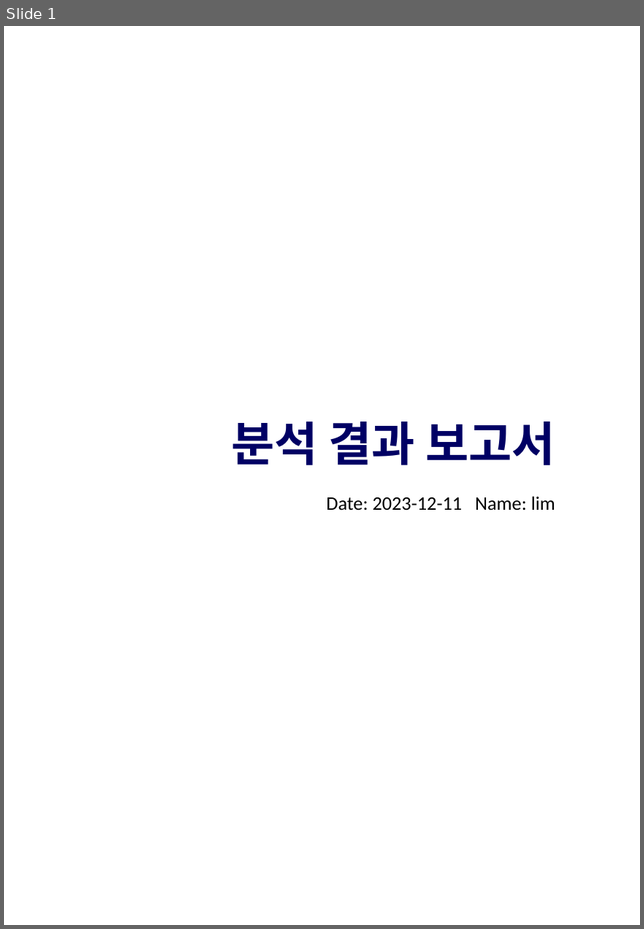
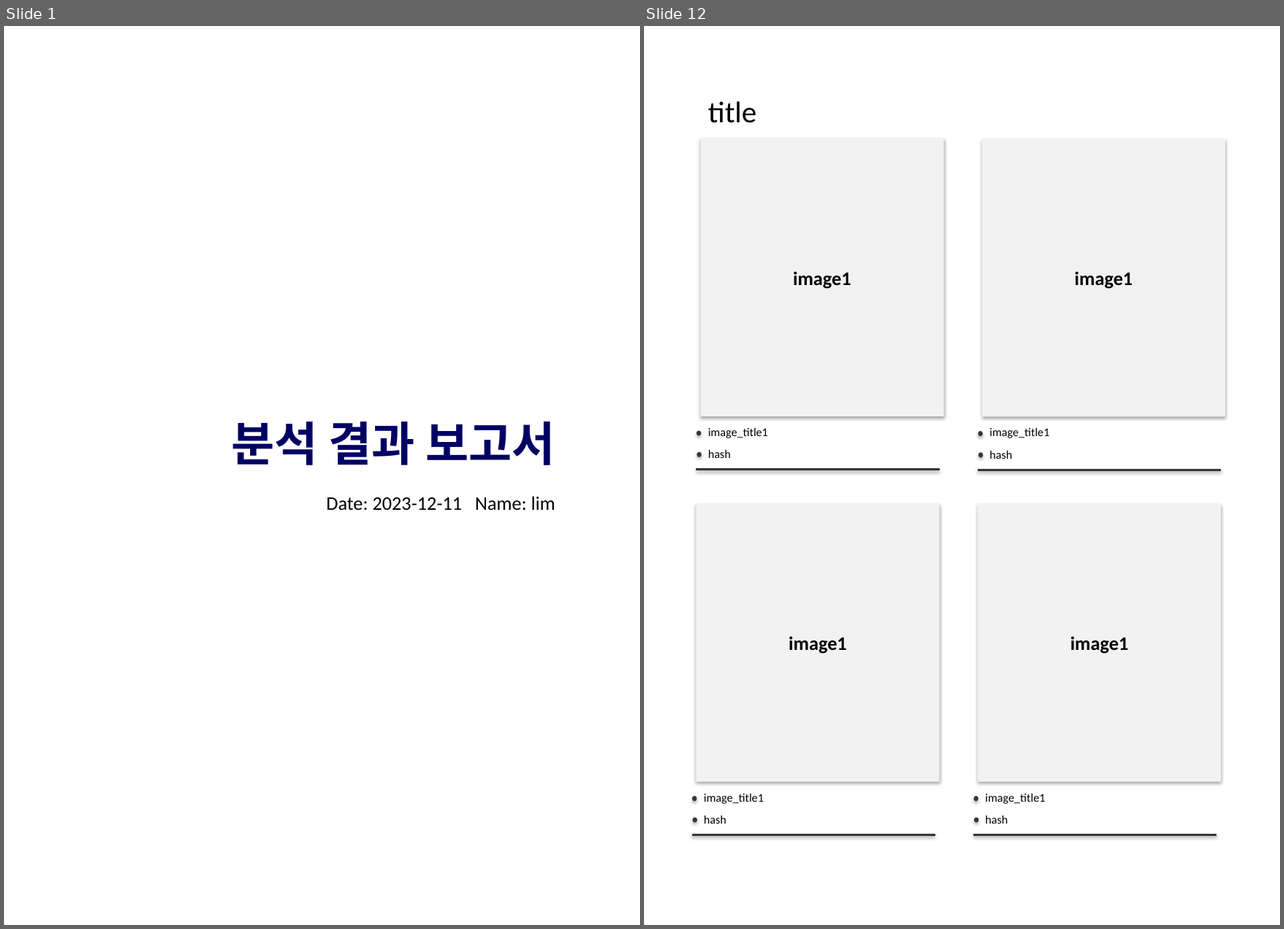
Before and after one commit to limsomi/BoB-bokgumagic, a slide deck: sample.pptx. Shown side by side, each under a label of ours: slide 1 before the commit, slides 1 and 12 after it; the slides between them are not shown. The pictures are 644x929 and 1284x929 pixels, drawn with LibreOffice and Linux fonts; fonts in the diff are those of the drawing; background and template pictures are left out. Boxes give left, top, right and bottom in pixels: in the first picture for what was removed or moved away, otherwise in the second. Text is boxed around its words. In the diff, an @@ line names an element or a change of style, - is before the commit and + after.

```diff
--- a/sample.pptx
+++ b/sample.pptx
@@ slide 12 added at [644,26,1280,925], background #FFFFFF @@
@@ text added at [708,101,756,123], 28 pt, text #000000 @@
+title
@@ rectangle added at [700,138,943,417], fill #F2F2F2, 18 pt, text #000000, bold @@
+image1
@@ rectangle added at [981,139,1224,417], fill #F2F2F2, 18 pt, text #000000, bold @@
+image1
@@ ellipse added at [697,431,701,436], fill #343738, outline #343738 0.75 pt @@
@@ text added at [708,428,768,438], 11 pt, text #000000 @@
+image_title1
@@ ellipse added at [978,431,982,436], fill #343738, outline #343738 0.75 pt @@
@@ text added at [989,428,1049,438], 11 pt, text #000000 @@
+image_title1
@@ ellipse added at [697,453,701,457], fill #343738, outline #343738 0.75 pt @@
@@ text added at [708,449,731,458], 11 pt, text #000000 @@
+hash
@@ ellipse added at [978,453,982,457], fill #343738, outline #343738 0.75 pt @@
@@ text added at [989,450,1012,459], 11 pt, text #000000 @@
+hash
@@ line added from (697, 470) to (939, 470), #343738 2 pt @@
@@ line added from (978, 470) to (1221, 470), #343738 2 pt @@
@@ rectangle added at [697,503,939,782], fill #F2F2F2, 18 pt, text #000000, bold @@
+image1
@@ rectangle added at [978,503,1221,782], fill #F2F2F2, 18 pt, text #000000, bold @@
+image1
@@ ellipse added at [692,796,697,801], fill #343738, outline #343738 0.75 pt @@
@@ text added at [704,794,764,804], 11 pt, text #000000 @@
+image_title1
@@ ellipse added at [974,796,978,801], fill #343738, outline #343738 0.75 pt @@
@@ text added at [985,793,1045,804], 11 pt, text #000000 @@
+image_title1
@@ line added from (691, 835) to (935, 835), #343738 2 pt @@
@@ ellipse added at [693,818,697,822], fill #343738, outline #343738 0.75 pt @@
@@ text added at [704,815,726,824], 11 pt, text #000000 @@
+hash
@@ line added from (973, 835) to (1216, 835), #343738 2 pt @@
@@ ellipse added at [975,818,978,822], fill #343738, outline #343738 0.75 pt @@
@@ text added at [985,815,1008,824], 11 pt, text #000000 @@
+hash
```
Also in this commit, not shown: 11 other slides added, 6 slides removed, 9 other files.
